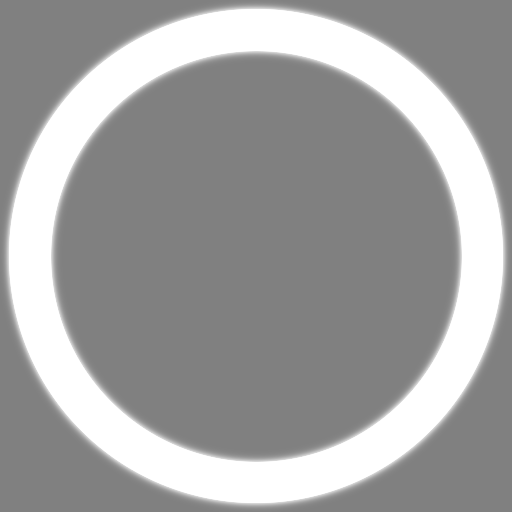
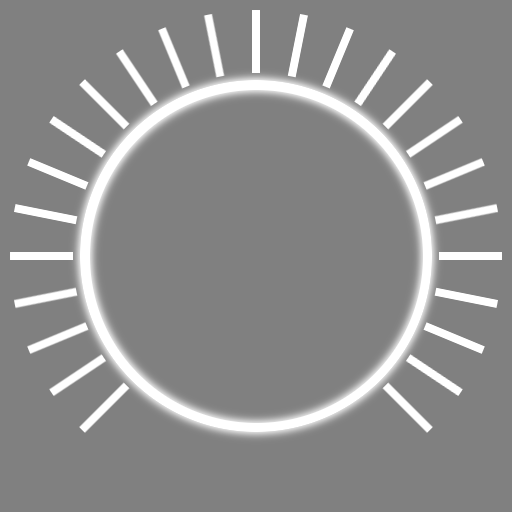
Layered file, before and after one edit (512 x 512). Changes by layer:
showed "marks", painted on it over [0, 0, 512, 440]
hid "main path glow", painted on it over [0, 0, 512, 512]
hid "main path raw", painted on it over [9, 9, 503, 503]
added layer "minor path" above "minor path glow" over [67, 67, 445, 445]
